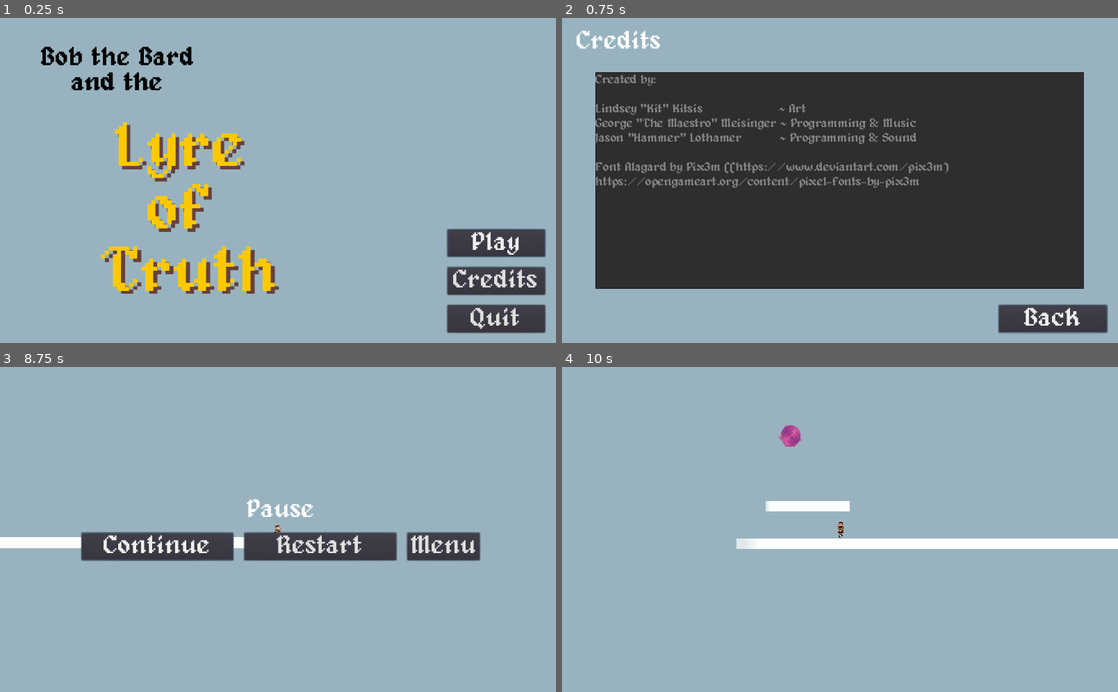
Above: before the commit, frames 1-4 (two rows, left to right).
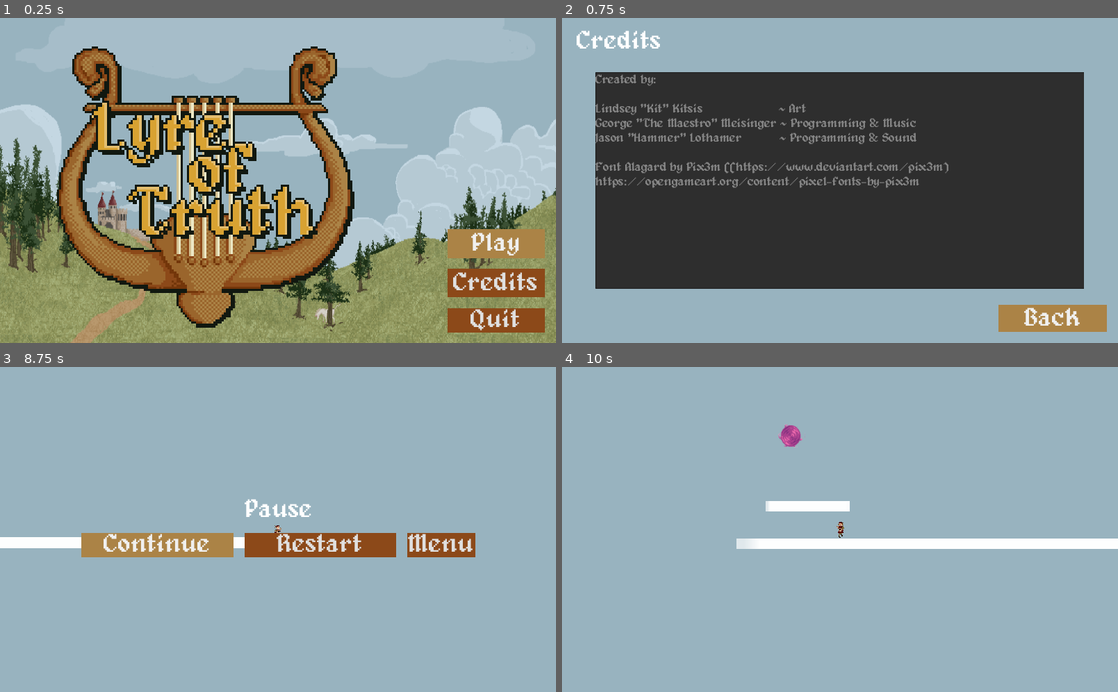
Above: after the commit, the same moments.

Repository: jhlothamer/CommunityGameJam_TheGameIsALiar
Game: Godot game, scene res://scenes/title/title.tscn
Same seed, same stepped clock (60 frames per second), same inputs: the game is played once before the commit and once after it.
Inputs:
- Up to frame 1 (0.25 s): no input
- Up to frame 2 (0.75 s): click "Credits" at 0.5 s
- Up to frame 3 (8.75 s): click "Back" at 1.25 s; click "Play" at 2 s; click "Back" at 2.75 s; click "Play" at 3.5 s; click "Play" at 4.25 s; hold Right (move_right) 5.03-6.53 s; tap Space (reveal_ping) every 0.75 s from 5.1 to 8.1 s; tap Up (jump) at 5.27, 6.02, 7.52, 8.27 s; hold Left (move_left) 6.53-7.28 s; hold Right (move_right) from 7.28 s (still down); tap Escape (ui_cancel) at 8.65 s
- Up to frame 4 (10 s): release Right (move_right) at 8.75 s; click "Menu" at 8.75 s; tap Enter at 9.5 s; hold Left (move_left) from 9.53 s (still down); tap Space (reveal_ping) at 9.6 s; tap Up (jump) at 9.77 s

The runs differ from the first frame. In frame 1, 65% of the frame differs, in the area x 0-100%, y 8-100%; in frame 2, 1.6%; in frame 3, 6.1%; in frame 4, nothing differs.

Commit message:
add images to title!  change button colors, fix up some dialogs

Diff:
--- /dev/null
+++ b/game/assets/styles/button_focus.tres
@@ -0,0 +1,4 @@
+[gd_resource type="StyleBoxFlat" format=2]
+
+[resource]
+bg_color = Color( 0.670588, 0.513726, 0.27451, 1 )
--- /dev/null
+++ b/game/assets/styles/button_normal.tres
@@ -0,0 +1,4 @@
+[gd_resource type="StyleBoxFlat" format=2]
+
+[resource]
+bg_color = Color( 0.54902, 0.286275, 0.0980392, 1 )
--- a/game/scenes/credits/credits.tscn
+++ b/game/scenes/credits/credits.tscn
@@ -1,8 +1,10 @@
-[gd_scene load_steps=4 format=2]
+[gd_scene load_steps=6 format=2]
 
 [ext_resource path="res://scenes/credits/credits.gd" type="Script" id=1]
 [ext_resource path="res://assets/fonts/label_large.tres" type="DynamicFont" id=2]
-[ext_resource path="res://assets/fonts/text_regular.tres" type="DynamicFont" id=3]
+[ext_resource path="res://assets/styles/button_focus.tres" type="StyleBox" id=3]
+[ext_resource path="res://assets/styles/button_normal.tres" type="StyleBox" id=4]
+[ext_resource path="res://assets/fonts/text_regular.tres" type="DynamicFont" id=5]
 
 [node name="credits" type="Control"]
 anchor_right = 1.0
@@ -33,6 +35,8 @@
 margin_bottom = 51.0
 size_flags_horizontal = 3
 size_flags_vertical = 3
+custom_styles/focus = ExtResource( 3 )
+custom_styles/normal = ExtResource( 4 )
 custom_fonts/font = ExtResource( 2 )
 text = "Back"
 clip_text = true
--- a/game/scenes/howToPlay/howToPlay.tscn
+++ b/game/scenes/howToPlay/howToPlay.tscn
@@ -1,7 +1,9 @@
-[gd_scene load_steps=3 format=2]
+[gd_scene load_steps=5 format=2]
 
 [ext_resource path="res://scenes/howToPlay/howToPlay.gd" type="Script" id=1]
 [ext_resource path="res://assets/fonts/label_large.tres" type="DynamicFont" id=2]
+[ext_resource path="res://assets/styles/button_focus.tres" type="StyleBox" id=3]
+[ext_resource path="res://assets/styles/button_normal.tres" type="StyleBox" id=4]
 
 [node name="howToPlay" type="Control"]
 anchor_right = 1.0
@@ -30,6 +32,8 @@
 margin_bottom = 51.0
 size_flags_horizontal = 3
 size_flags_vertical = 3
+custom_styles/focus = ExtResource( 3 )
+custom_styles/normal = ExtResource( 4 )
 custom_fonts/font = ExtResource( 2 )
 text = "Play"
 
@@ -45,6 +49,8 @@
 [node name="backBtn" type="Button" parent="MarginContainer2"]
 margin_right = 200.0
 margin_bottom = 51.0
+custom_styles/focus = ExtResource( 3 )
+custom_styles/normal = ExtResource( 4 )
 custom_fonts/font = ExtResource( 2 )
 text = "Back"
 [connection signal="pressed" from="MarginContainer/playBtn" to="." method="_on_playBtn_pressed"]
--- a/game/scenes/hud/levelComplete.gd
+++ b/game/scenes/hud/levelComplete.gd
@@ -12,3 +12,7 @@
 func _on_quitBtn_pressed():
 	get_tree().change_scene("res://scenes/title/title.tscn")
 	get_tree().paused = false
+
+func show():
+	$VBoxContainer/HBoxContainer/restartBtn.grab_focus()
+	.show()
--- a/game/scenes/hud/levelComplete.tscn
+++ b/game/scenes/hud/levelComplete.tscn
@@ -1,7 +1,9 @@
-[gd_scene load_steps=3 format=2]
+[gd_scene load_steps=5 format=2]
 
 [ext_resource path="res://scenes/hud/levelComplete.gd" type="Script" id=1]
 [ext_resource path="res://assets/fonts/label_large.tres" type="DynamicFont" id=2]
+[ext_resource path="res://assets/styles/button_focus.tres" type="StyleBox" id=3]
+[ext_resource path="res://assets/styles/button_normal.tres" type="StyleBox" id=4]
 
 [node name="levelComplete" type="Control"]
 anchor_right = 1.0
@@ -23,7 +25,7 @@
 custom_constants/separation = 20
 
 [node name="Label" type="Label" parent="VBoxContainer"]
-margin_right = 435.0
+margin_right = 425.0
 margin_bottom = 45.0
 custom_fonts/font = ExtResource( 2 )
 text = "Level Complete!"
@@ -31,22 +33,26 @@
 
 [node name="HBoxContainer" type="HBoxContainer" parent="VBoxContainer"]
 margin_top = 65.0
-margin_right = 435.0
-margin_bottom = 116.0
+margin_right = 425.0
+margin_bottom = 110.0
 custom_constants/separation = 20
 
 [node name="restartBtn" type="Button" parent="VBoxContainer/HBoxContainer"]
 margin_right = 280.0
-margin_bottom = 51.0
+margin_bottom = 45.0
 rect_min_size = Vector2( 280, 0 )
+custom_styles/focus = ExtResource( 3 )
+custom_styles/normal = ExtResource( 4 )
 custom_fonts/font = ExtResource( 2 )
 text = "Play Again"
 
 [node name="quitBtn" type="Button" parent="VBoxContainer/HBoxContainer"]
 margin_left = 300.0
-margin_right = 435.0
-margin_bottom = 51.0
+margin_right = 425.0
+margin_bottom = 45.0
 rect_min_size = Vector2( 125, 0 )
+custom_styles/focus = ExtResource( 3 )
+custom_styles/normal = ExtResource( 4 )
 custom_fonts/font = ExtResource( 2 )
 text = "Menu"
 [connection signal="pressed" from="VBoxContainer/HBoxContainer/restartBtn" to="." method="_on_restartBtn_pressed"]
--- a/game/scenes/hud/pause.tscn
+++ b/game/scenes/hud/pause.tscn
@@ -1,7 +1,9 @@
-[gd_scene load_steps=3 format=2]
+[gd_scene load_steps=5 format=2]
 
 [ext_resource path="res://scenes/hud/pause.gd" type="Script" id=1]
 [ext_resource path="res://assets/fonts/label_large.tres" type="DynamicFont" id=2]
+[ext_resource path="res://assets/styles/button_focus.tres" type="StyleBox" id=3]
+[ext_resource path="res://assets/styles/button_normal.tres" type="StyleBox" id=4]
 
 [node name="pause" type="Control"]
 anchor_right = 1.0
@@ -23,7 +25,7 @@
 custom_constants/separation = 20
 
 [node name="Label" type="Label" parent="VBoxContainer"]
-margin_right = 735.0
+margin_right = 725.0
 margin_bottom = 45.0
 custom_fonts/font = ExtResource( 2 )
 text = "Pause"
@@ -31,30 +33,36 @@
 
 [node name="HBoxContainer" type="HBoxContainer" parent="VBoxContainer"]
 margin_top = 65.0
-margin_right = 735.0
-margin_bottom = 116.0
+margin_right = 725.0
+margin_bottom = 110.0
 custom_constants/separation = 20
 
 [node name="Continue" type="Button" parent="VBoxContainer/HBoxContainer"]
 margin_right = 280.0
-margin_bottom = 51.0
+margin_bottom = 45.0
 rect_min_size = Vector2( 280, 0 )
+custom_styles/focus = ExtResource( 3 )
+custom_styles/normal = ExtResource( 4 )
 custom_fonts/font = ExtResource( 2 )
 text = "Continue"
 
 [node name="restartBtn" type="Button" parent="VBoxContainer/HBoxContainer"]
 margin_left = 300.0
 margin_right = 580.0
-margin_bottom = 51.0
+margin_bottom = 45.0
 rect_min_size = Vector2( 280, 0 )
+custom_styles/focus = ExtResource( 3 )
+custom_styles/normal = ExtResource( 4 )
 custom_fonts/font = ExtResource( 2 )
 text = "Restart"
 
 [node name="quitBtn" type="Button" parent="VBoxContainer/HBoxContainer"]
 margin_left = 600.0
-margin_right = 735.0
-margin_bottom = 51.0
+margin_right = 725.0
+margin_bottom = 45.0
 rect_min_size = Vector2( 125, 0 )
+custom_styles/focus = ExtResource( 3 )
+custom_styles/normal = ExtResource( 4 )
 custom_fonts/font = ExtResource( 2 )
 text = "Menu"
 [connection signal="pressed" from="VBoxContainer/HBoxContainer/Continue" to="." method="_on_Continue_pressed"]
--- a/game/scenes/hud/playerDied.tscn
+++ b/game/scenes/hud/playerDied.tscn
@@ -1,7 +1,9 @@
-[gd_scene load_steps=3 format=2]
+[gd_scene load_steps=5 format=2]
 
 [ext_resource path="res://scenes/hud/playerDied.gd" type="Script" id=1]
 [ext_resource path="res://assets/fonts/label_large.tres" type="DynamicFont" id=2]
+[ext_resource path="res://assets/styles/button_focus.tres" type="StyleBox" id=3]
+[ext_resource path="res://assets/styles/button_normal.tres" type="StyleBox" id=4]
 
 [node name="playerDied" type="Control"]
 anchor_right = 1.0
@@ -39,6 +41,8 @@
 margin_right = 280.0
 margin_bottom = 51.0
 rect_min_size = Vector2( 280, 0 )
+custom_styles/focus = ExtResource( 3 )
+custom_styles/normal = ExtResource( 4 )
 custom_fonts/font = ExtResource( 2 )
 text = "Play Again"
 
@@ -47,6 +51,8 @@
 margin_right = 435.0
 margin_bottom = 51.0
 rect_min_size = Vector2( 125, 0 )
+custom_styles/focus = ExtResource( 3 )
+custom_styles/normal = ExtResource( 4 )
 custom_fonts/font = ExtResource( 2 )
 text = "Menu"
 [connection signal="pressed" from="VBoxContainer/HBoxContainer/restartBtn" to="." method="_on_restartBtn_pressed"]
--- a/game/scenes/title/title.tscn
+++ b/game/scenes/title/title.tscn
@@ -1,7 +1,11 @@
-[gd_scene load_steps=5 format=2]
+[gd_scene load_steps=9 format=2]
 
 [ext_resource path="res://scenes/title/title.gd" type="Script" id=1]
-[ext_resource path="res://assets/fonts/label_large.tres" type="DynamicFont" id=2]
+[ext_resource path="res://assets/images/190824_back_ground_600x800_tile_set.png" type="Texture" id=2]
+[ext_resource path="res://assets/fonts/label_large.tres" type="DynamicFont" id=3]
+[ext_resource path="res://assets/images/lyre_logo_sm.png" type="Texture" id=4]
+[ext_resource path="res://assets/styles/button_focus.tres" type="StyleBox" id=5]
+[ext_resource path="res://assets/styles/button_normal.tres" type="StyleBox" id=6]
 
 [sub_resource type="DynamicFontData" id=1]
 font_path = "res://assets/fonts/alagard_by_pix3m-d6awiwp.ttf"
@@ -18,19 +22,39 @@
 "_edit_lock_": true
 }
 
+[node name="190824_back_ground_600x800_tile_set" type="Sprite" parent="."]
+position = Vector2( 515.873, 12.6871 )
+scale = Vector2( 1.32, 1.5 )
+texture = ExtResource( 2 )
+__meta__ = {
+"_edit_lock_": true
+}
+
+[node name="190824_back_ground_600x800_tile_set2" type="Sprite" parent="."]
+position = Vector2( 515.873, 559.065 )
+scale = Vector2( 1.32, 1.5 )
+texture = ExtResource( 2 )
+offset = Vector2( 0, -100 )
+region_enabled = true
+region_rect = Rect2( -3.29749, 1470.57, 806.889, 309.541 )
+__meta__ = {
+"_edit_lock_": true
+}
+
 [node name="BobtheBardLbl" type="Label" parent="."]
-margin_left = 63.247
-margin_top = 50.4244
-margin_right = 369.247
-margin_bottom = 191.424
-custom_fonts/font = ExtResource( 2 )
+visible = false
+margin_left = 143.218
+margin_top = 70.9298
+margin_right = 449.218
+margin_bottom = 211.929
+custom_fonts/font = ExtResource( 3 )
 custom_colors/font_color = Color( 0, 0, 0, 1 )
 custom_colors/font_color_shadow = Color( 0, 0, 0, 1 )
-text = "Bob the Bard
-and the"
+text = "The"
 align = 1
 
 [node name="LyreofTruthLbl" type="Label" parent="."]
+visible = false
 margin_left = 119.612
 margin_top = 184.273
 margin_right = 579.612
@@ -45,6 +69,14 @@
 Truth"
 align = 1
 
+[node name="lyre_logo_sm" type="Sprite" parent="."]
+position = Vector2( 382.587, 312.067 )
+scale = Vector2( 4, 4 )
+texture = ExtResource( 4 )
+__meta__ = {
+"_edit_lock_": true
+}
+
 [node name="buttons" type="VBoxContainer" parent="."]
 anchor_left = 1.0
 anchor_top = 1.0
@@ -58,13 +90,18 @@
 size_flags_horizontal = 3
 size_flags_vertical = 3
 custom_constants/separation = 20
+__meta__ = {
+"_edit_lock_": true
+}
 
 [node name="playBtn" type="Button" parent="buttons"]
 margin_right = 180.0
 margin_bottom = 51.0
 size_flags_horizontal = 3
 size_flags_vertical = 3
-custom_fonts/font = ExtResource( 2 )
+custom_styles/focus = ExtResource( 5 )
+custom_styles/normal = ExtResource( 6 )
+custom_fonts/font = ExtResource( 3 )
 text = "Play"
 clip_text = true
 
@@ -74,7 +111,9 @@
 margin_bottom = 122.0
 size_flags_horizontal = 3
 size_flags_vertical = 3
-custom_fonts/font = ExtResource( 2 )
+custom_styles/focus = ExtResource( 5 )
+custom_styles/normal = ExtResource( 6 )
+custom_fonts/font = ExtResource( 3 )
 custom_constants/hseparation = 0
 text = "Credits"
 clip_text = true
@@ -83,7 +122,9 @@
 margin_top = 142.0
 margin_right = 180.0
 margin_bottom = 193.0
-custom_fonts/font = ExtResource( 2 )
+custom_styles/focus = ExtResource( 5 )
+custom_styles/normal = ExtResource( 6 )
+custom_fonts/font = ExtResource( 3 )
 text = "Quit"
 clip_text = true
 [connection signal="pressed" from="buttons/playBtn" to="." method="_on_playBtn_pressed"]
Binary file added: game/assets/images/190824_back_ground_600x800_tile_set.png
Not shown, added: game/assets/images/190824_back_ground_600x800_tile_set.png.import
Binary file added: game/assets/images/lyre_logo_sm.png
Not shown, added: game/assets/images/lyre_logo_sm.png.import
Not shown: 1 places in game/scenes/credits/credits.tscn that only renumber resources
